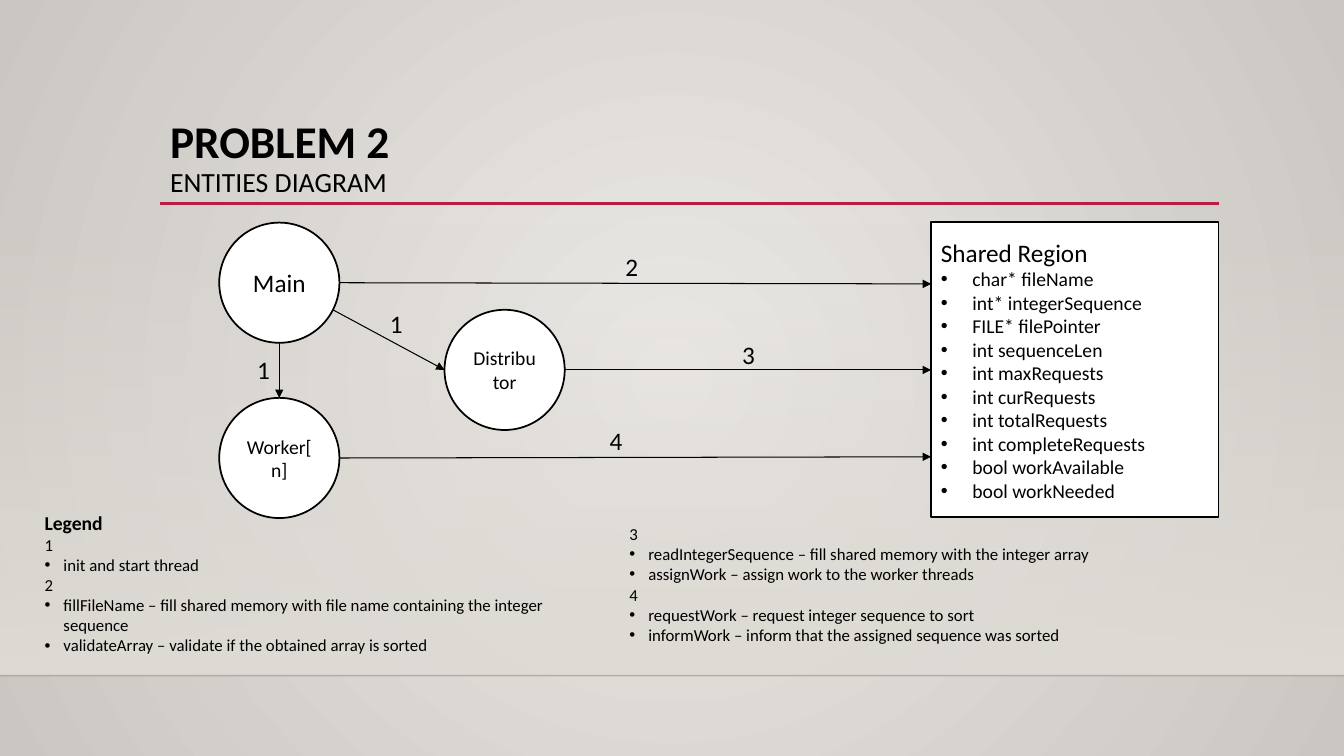
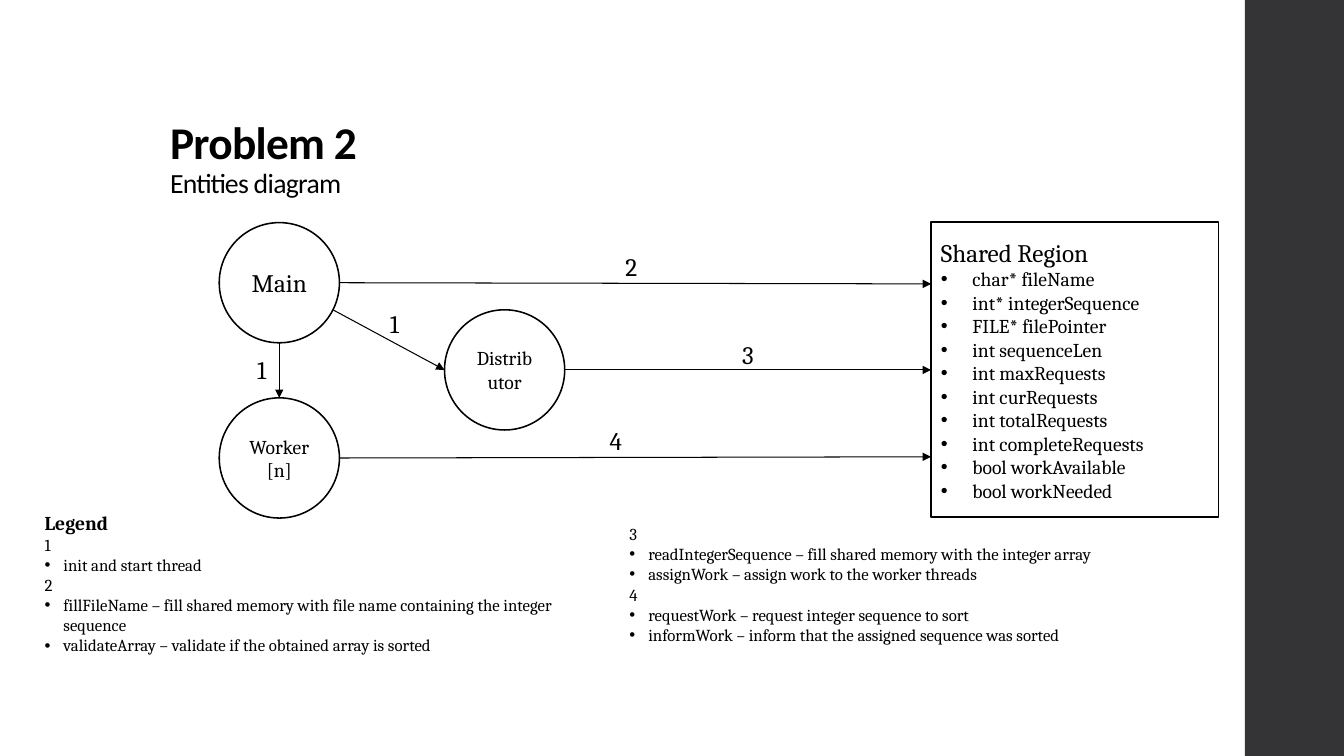
Before and after one commit to xL1fer/CLE_2022_2023, a slide deck: slide 5 of CLE1_T3G5/present.pptx. Drawn at 1344x756 pixels with LibreOffice and Linux fonts; fonts in the diff are those of the drawing; background and template pictures are left out. Boxes give left, top, right and bottom in pixels: in the first picture for what was removed or moved away, otherwise in the second. Text is boxed around its words. In the diff, an @@ line names an element or a change of style, - is before the commit and + after.

```diff
--- a/CLE1_T3G5/present.pptx
+++ b/CLE1_T3G5/present.pptx
@@ background gradient #ECEAE7 to #CAC7C1 to #FFFFFF @@
@@ rectangle added at box(1245, 0, 1344, 756), fill #353537 @@
@@ title "Problem 2 Entities diagram" at box(170, 127, 357, 198): vertical alignment top to bottom @@
@@ title at box(170, 127, 357, 198): text changed @@
-PROBLEM 2
-ENTITIES DIAGRAM
+Problem 2
+Entities diagram
@@ line removed from (160, 204) to (1220, 204) @@
@@ rectangle removed at box(0, 223, 1344, 676) @@
@@ font Calibri to Cambria; outline #000000 1.25 pt to #000000 1.1 pt in 4 elements at box(932, 222, 1219, 516), box(219, 223, 339, 343), box(445, 310, 565, 430), box(219, 398, 339, 518) @@
@@ font Calibri to Cambria in 7 elements at box(625, 259, 637, 276), box(390, 316, 399, 333), box(610, 433, 622, 450), box(742, 347, 754, 370), box(45, 516, 551, 655), box(257, 362, 266, 379), box(629, 528, 1091, 645) @@
@@ line removed from (0, 676) to (1344, 676) @@
```
Also in this commit, not shown: 6 other slides changed.
